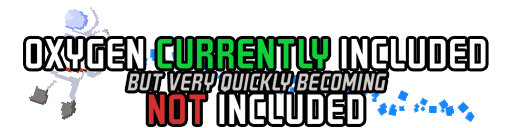
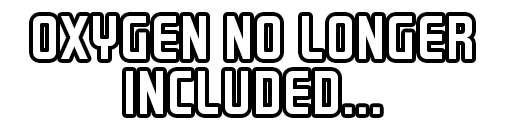
Comparing the layer stacks of the two 512×128 images. Changes:
added layer "OXYGEN NO LONGER INCLUDED..." above "Group 1" over (33, 16, 472, 114)
moved "Layer 1" into group "Group 1" over (26, 39, 486, 124)
moved "Layer 3" into group "Group 1" over (128, 48, 475, 122)
moved "astro_full" into group "Group 1" over (28, 7, 112, 120)
